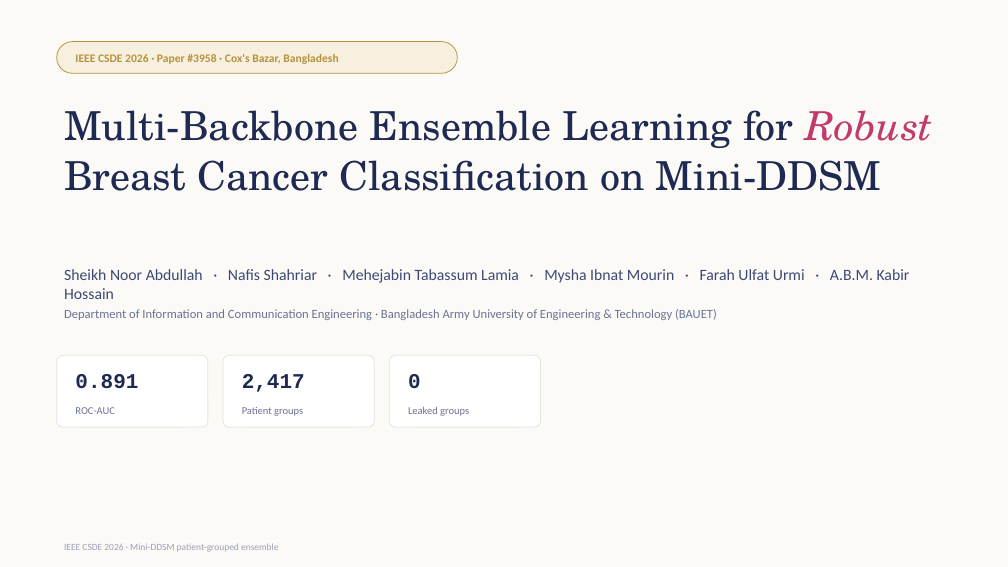
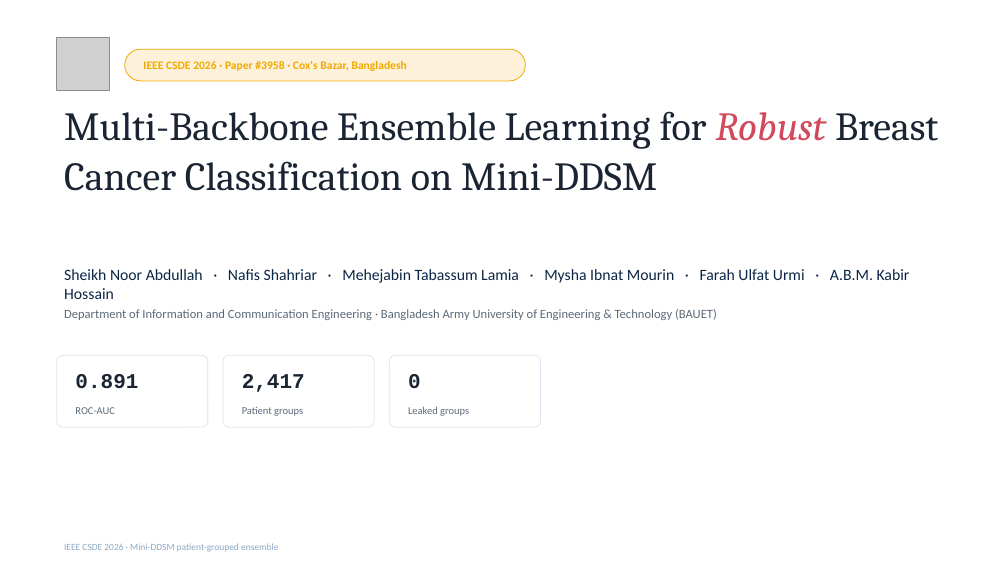
Before and after one commit to NoorAbdullah02/MINI_DDSM, a slide deck: slide 1 of Mini-DDSM-CSDE2026-Presentation.pptx. Drawn at 1008x567 pixels with LibreOffice and Linux fonts; fonts in the diff are those of the drawing; grey boxes stand for pictures. Boxes give left, top, right and bottom in pixels: in the first picture for what was removed or moved away, otherwise in the second. Text is boxed around its words. In the diff, an @@ line names an element or a change of style, - is before the commit and + after.

Commit message:
feat: re-skin /present and the pptx export to the template's own look
Not just the structure this time — both surfaces now use the IEEE CSDE
2026 template's actual palette (navy/teal/blue/gold/rose from
ppt/theme/theme1.xml), its Cambria/Calibri fonts (via the free
metric-compatible Caladea/Carlito clones for the web), and its own
diamond conference logo.

- Deck.tsx: the whole re-skin is one scoped CSS-variable override on
  the deck's root element, so every existing var(--color-*)/Tailwind
  utility in all 16 slides picks up the new palette automatically —
  the rest of the site keeps its own established brand untouched.
- buildDeck.ts: same hex palette and Cambria/Calibri, plus the logo
  image on the Title and Thank-you slides, so the downloadable .pptx
  matches the website exactly.
- Verified: full click-through of /present (no console errors, scoped
  colors confirmed on text/cards/chart/patient-leak squares), and the
  regenerated premium .pptx rendered in LibreOffice and visually
  checked.

```diff
--- a/Mini-DDSM-CSDE2026-Presentation.pptx
+++ b/Mini-DDSM-CSDE2026-Presentation.pptx
@@ background #FBFAF7 to #FFFFFF @@
@@ picture added at bbox=[57, 38, 110, 91] @@
@@ rounded rectangle: place and size @@
-rounded rectangle at bbox=[57, 42, 457, 73]
+rounded rectangle at bbox=[125, 49, 526, 81]
@@ rounded rectangle at bbox=[125, 49, 526, 81]: fill #F7F0DE to #FDF1D9; outline #B8913F 0.75 pt to #F2A900 0.75 pt @@
@@ text "IEEE CSDE 2026 · Paper ...": place and size @@
-text "IEEE CSDE 2026 · Paper ..." at bbox=[75, 54, 338, 64]
+text "IEEE CSDE 2026 · Paper ..." at bbox=[143, 61, 407, 71]
@@ text "IEEE CSDE 2026 · Paper ..." at bbox=[143, 61, 407, 71]: text colour #B8913F to #F2A900 @@
@@ text "Multi-Backbone Ensemble Learning for Robust ..." at bbox=[64, 111, 938, 191]: font TeX Gyre Schola to Cambria, text colour #1F2A52 to #1A2433; text colour #C23A6B to #D1495B in "Robust" @@
@@ text "Sheikh Noor Abdullah · Nafis ..." at bbox=[64, 269, 910, 299]: text colour #3D4873 to #0B2545 @@
@@ outline #E8E3D8 0.75 pt to #DCE6F0 0.75 pt in 3 elements at bbox=[57, 355, 208, 427], bbox=[223, 355, 374, 427], bbox=[389, 355, 541, 427] @@
@@ text colour #1F2A52 to #1A2433 in 3 elements at bbox=[75, 374, 138, 389], bbox=[242, 374, 305, 392], bbox=[408, 374, 421, 388] @@
@@ text colour #6B7394 to #5C6B7A in 4 elements at bbox=[64, 309, 717, 320], bbox=[75, 407, 114, 414], bbox=[242, 407, 303, 416], bbox=[408, 406, 469, 416] @@
```
Also in this commit, not shown: 15 other slides changed, 6 other files.
